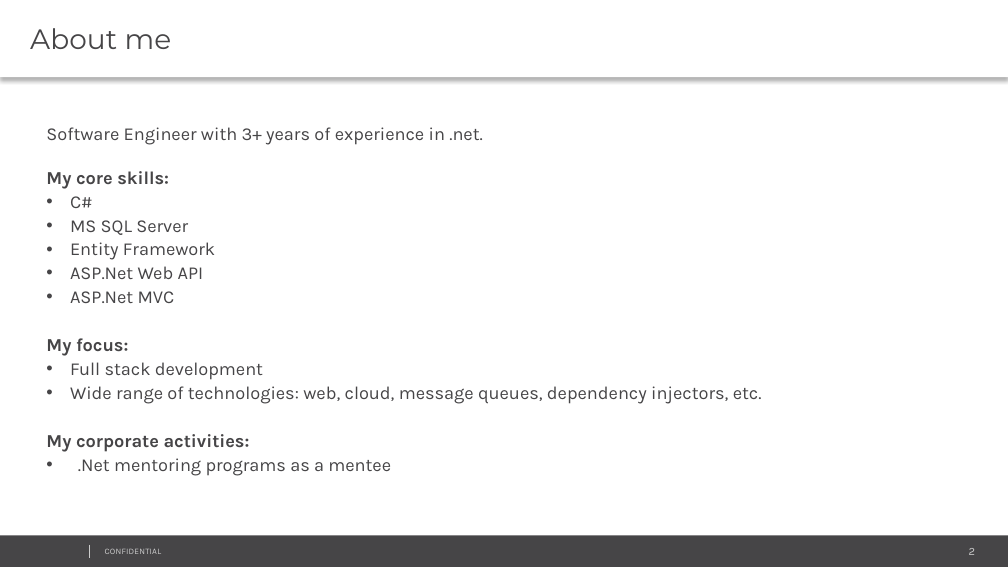
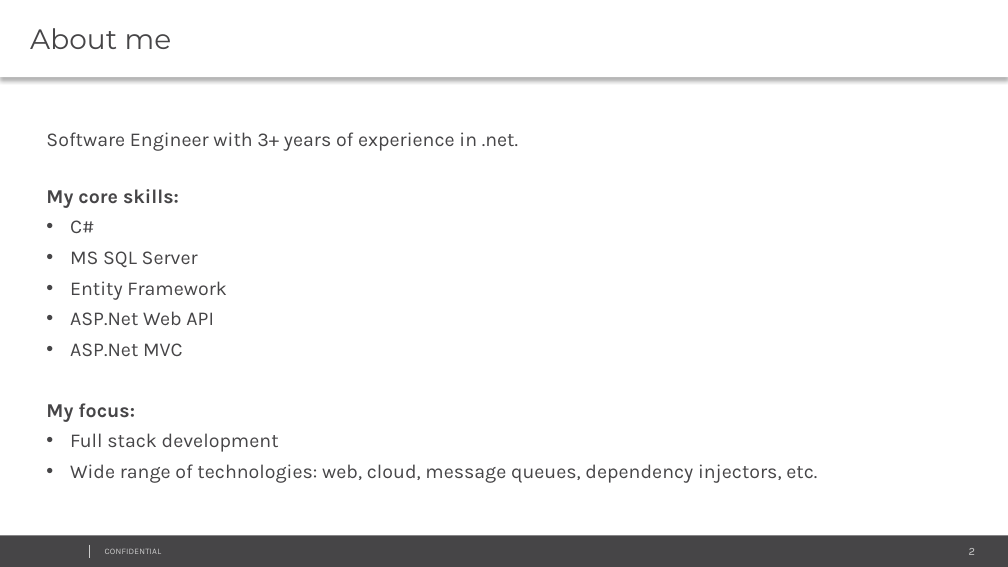
Before and after one commit to NikitaChernyavskii/assessment, a slide deck: slide 2 of Assessment Mikita Charniauski.pptx. Drawn at 1008x567 pixels with LibreOffice and Linux fonts; fonts in the diff are those of the drawing; background and template pictures are left out. Boxes give left, top, right and bottom in pixels: in the first picture for what was removed or moved away, otherwise in the second. Text is boxed around its words. In the diff, an @@ line names an element or a change of style, - is before the commit and + after.

```diff
--- a/Assessment Mikita Charniauski.pptx
+++ b/Assessment Mikita Charniauski.pptx
@@ text "Software Engineer with 3+ years ..." at (x1=46, y1=132, x2=817, y2=483): size 12.9 to 14 pt; line spacing 1 to 1.2; line spacing 1.1 to 1.3 @@
@@ text at (x1=46, y1=434, x2=391, y2=476): paragraphs removed @@
-My corporate activities:
-• .Net mentoring programs as a mentee
```
Also in this commit, not shown: 1 other slide changed.
